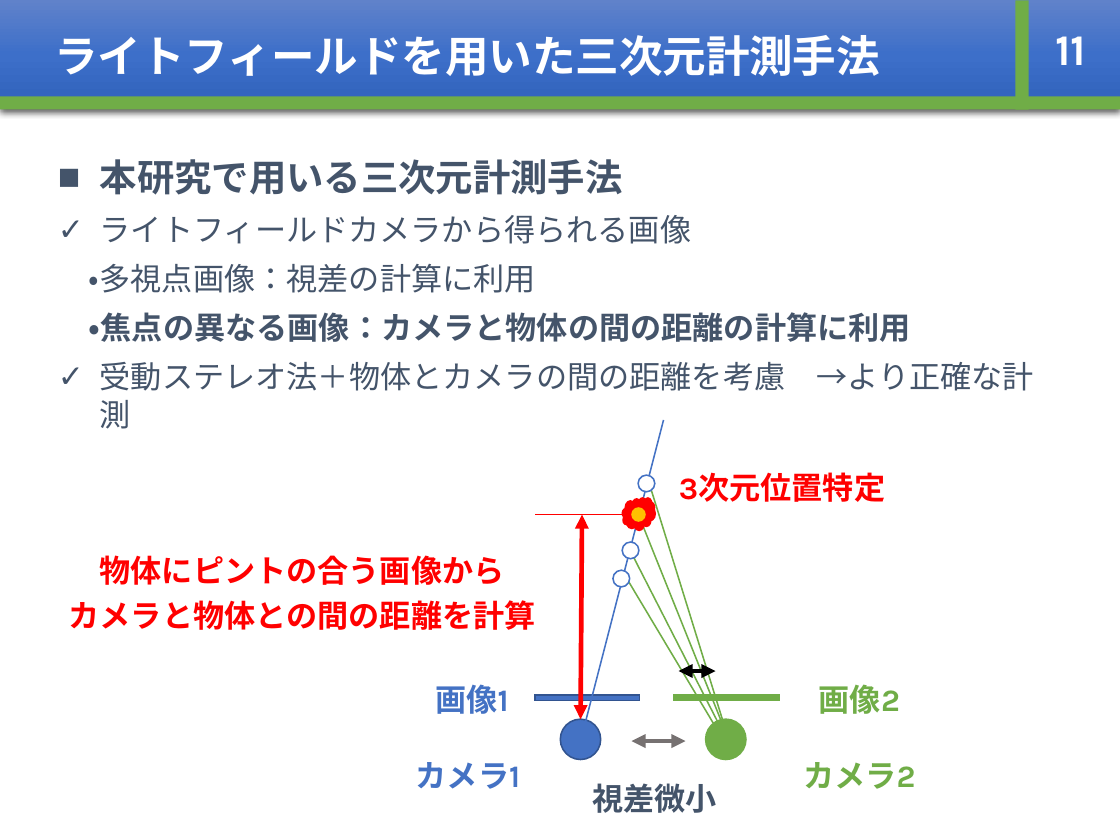
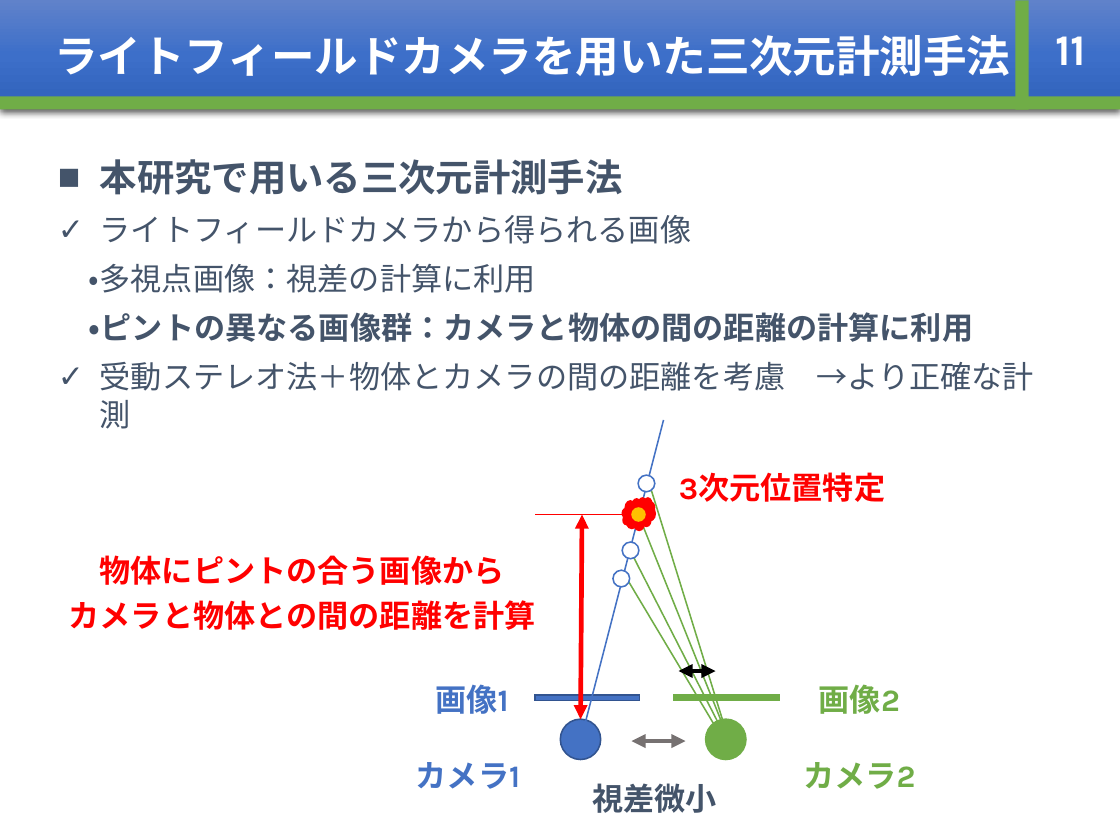
Before and after one commit to whcitizen/citizen_thesis, a slide deck: slide 15 of 03_mid_presentation/mid-presentation_20180219.pptx. Drawn at 1120x840 pixels with LibreOffice and Linux fonts; fonts in the diff are those of the drawing. Boxes give left, top, right and bottom in pixels: in the first picture for what was removed or moved away, otherwise in the second. Text is boxed around its words. In the diff, an @@ line names an element or a change of style, - is before the commit and + after.

```diff
--- a/03_mid_presentation/mid-presentation_20180219.pptx
+++ b/03_mid_presentation/mid-presentation_20180219.pptx
@@ text in rectangle at [54,35,1010,76]: text changed @@
-ライトフィールドを用いた三次元計測手法
+ライトフィールドカメラを用いた三次元計測手法
@@ text at [89,312,973,342]: text changed @@
-・焦点の異なる画像：カメラと物体の間の距離の計算に利用
+・ピントの異なる画像群：カメラと物体の間の距離の計算に利用
```
Also in this commit, not shown: 8 other slides changed.
